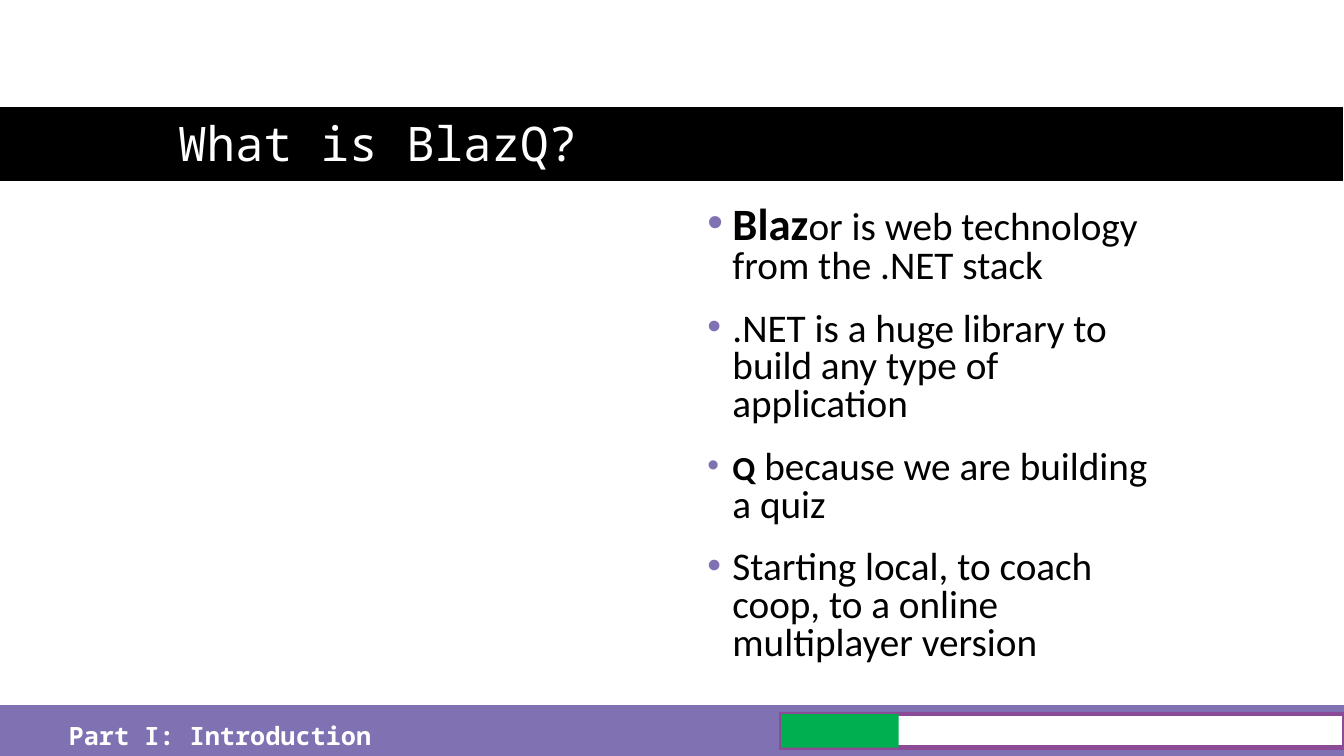
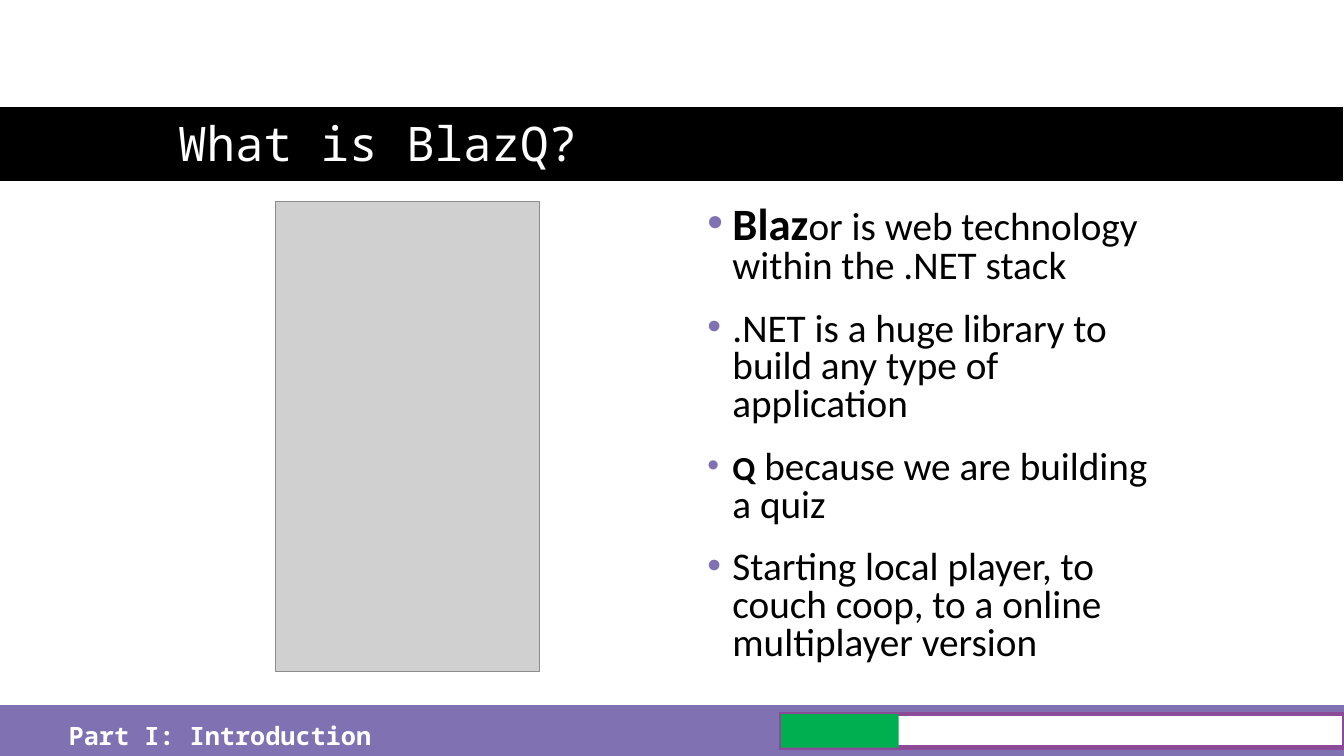
Before and after one commit to just-the-benno/BlazQ, a slide deck: slide 8 of episode1/media/slides-episode-1.pptx. Drawn at 1344x756 pixels with LibreOffice and Linux fonts; fonts in the diff are those of the drawing; grey boxes stand for pictures; background and template pictures are left out. Boxes give left, top, right and bottom in pixels: in the first picture for what was removed or moved away, otherwise in the second. Text is boxed around its words. In the diff, an @@ line names an element or a change of style, - is before the commit and + after.

Commit message:
correct spelling in slides ep01

```diff
--- a/episode1/media/slides-episode-1.pptx
+++ b/episode1/media/slides-episode-1.pptx
@@ picture added at (x1=275, y1=202, x2=539, y2=673) @@
@@ text at (x1=732, y1=212, x2=1137, y2=280): text changed @@
-• Blazor is web technology from the .NET stack
+• Blazor is web technology within the .NET stack
@@ text at (x1=732, y1=552, x2=1101, y2=663): text changed @@
-• Starting local, to coach coop, to a online multiplayer version
+• Starting local player, to couch coop, to a online multiplayer version
```
Also in this commit, not shown: 19 other slides changed, 2 other files.
